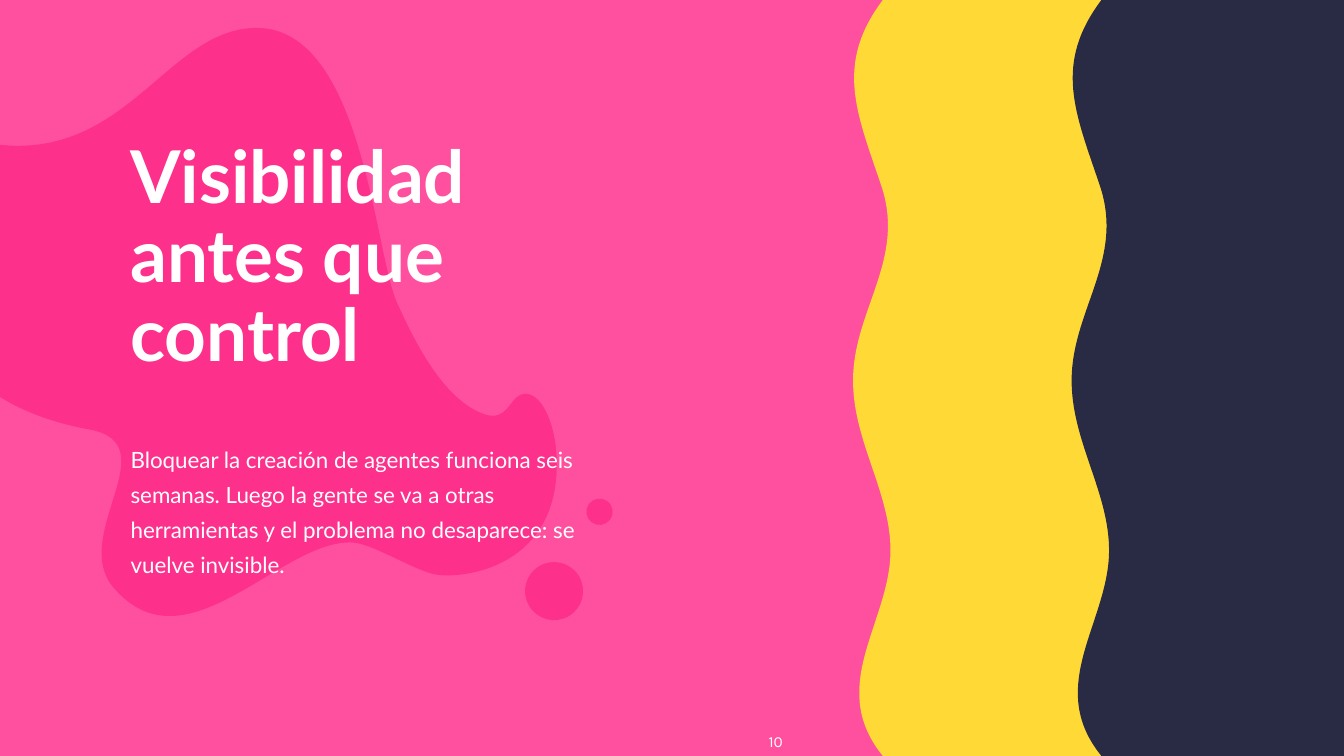
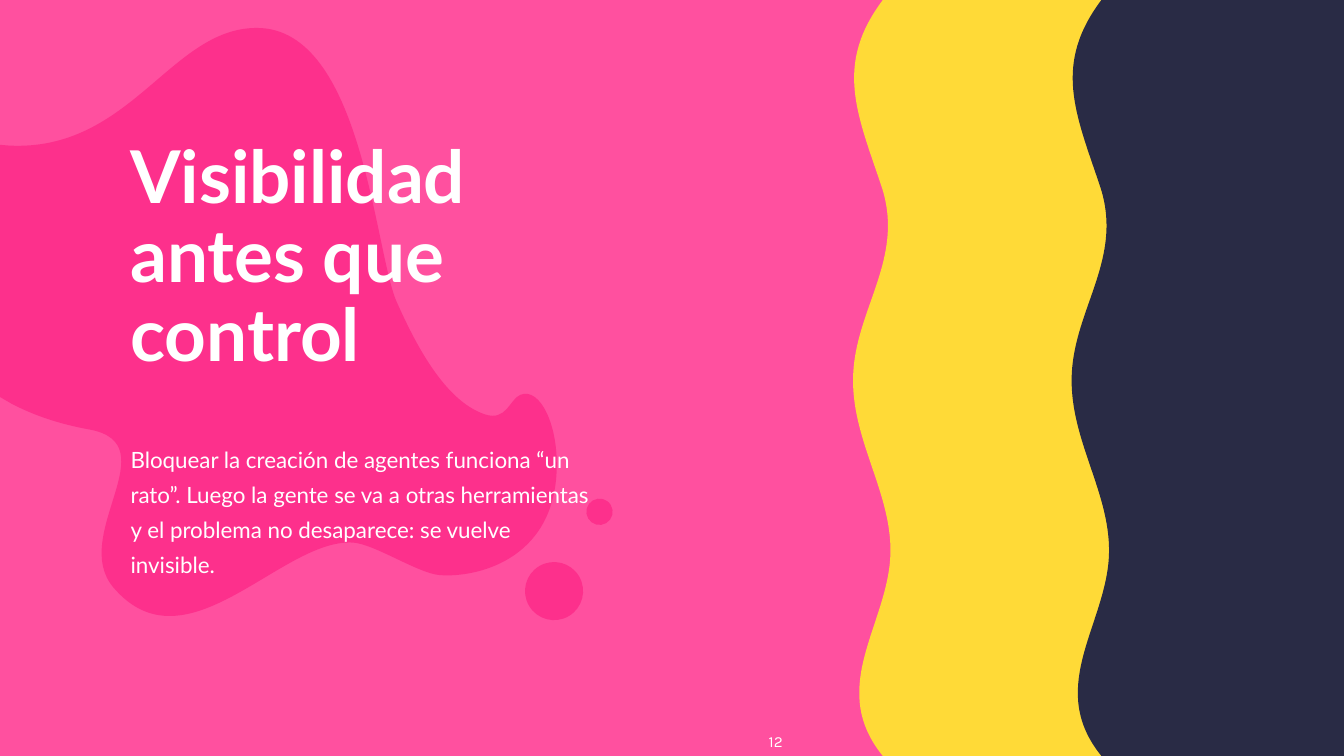
Before and after one commit to antoniosql/materiales-sesiones, a slide deck: slide 12 of BizzSummit/2026/01_trabajo/BizzSummit2026_De_la_jungla_al_control_plane.pptx (slide 10 before the commit). Drawn at 1344x756 pixels with LibreOffice and Linux fonts; fonts in the diff are those of the drawing; background and template pictures are left out. Boxes give left, top, right and bottom in pixels: in the first picture for what was removed or moved away, otherwise in the second. Text is boxed around its words. In the diff, an @@ line names an element or a change of style, - is before the commit and + after.

Commit message:
ppt

```diff
--- a/BizzSummit/2026/01_trabajo/BizzSummit2026_De_la_jungla_al_control_plane.pptx
+++ b/BizzSummit/2026/01_trabajo/BizzSummit2026_De_la_jungla_al_control_plane.pptx
@@ text at (x1=131, y1=451, x2=589, y2=542): text changed @@
-Bloquear la creación de agentes funciona seis semanas. Luego la gente se va a otras herramientas y el problema no desaparece: se vuelve invisible.
+Bloquear la creación de agentes funciona “un rato”. Luego la gente se va a otras herramientas y el problema no desaparece: se vuelve invisible.
@@ page number at (x1=769, y1=737, x2=783, y2=747): text changed @@
-10
+12
```
Also in this commit, not shown: 7 other slides changed, 10 slides added.
